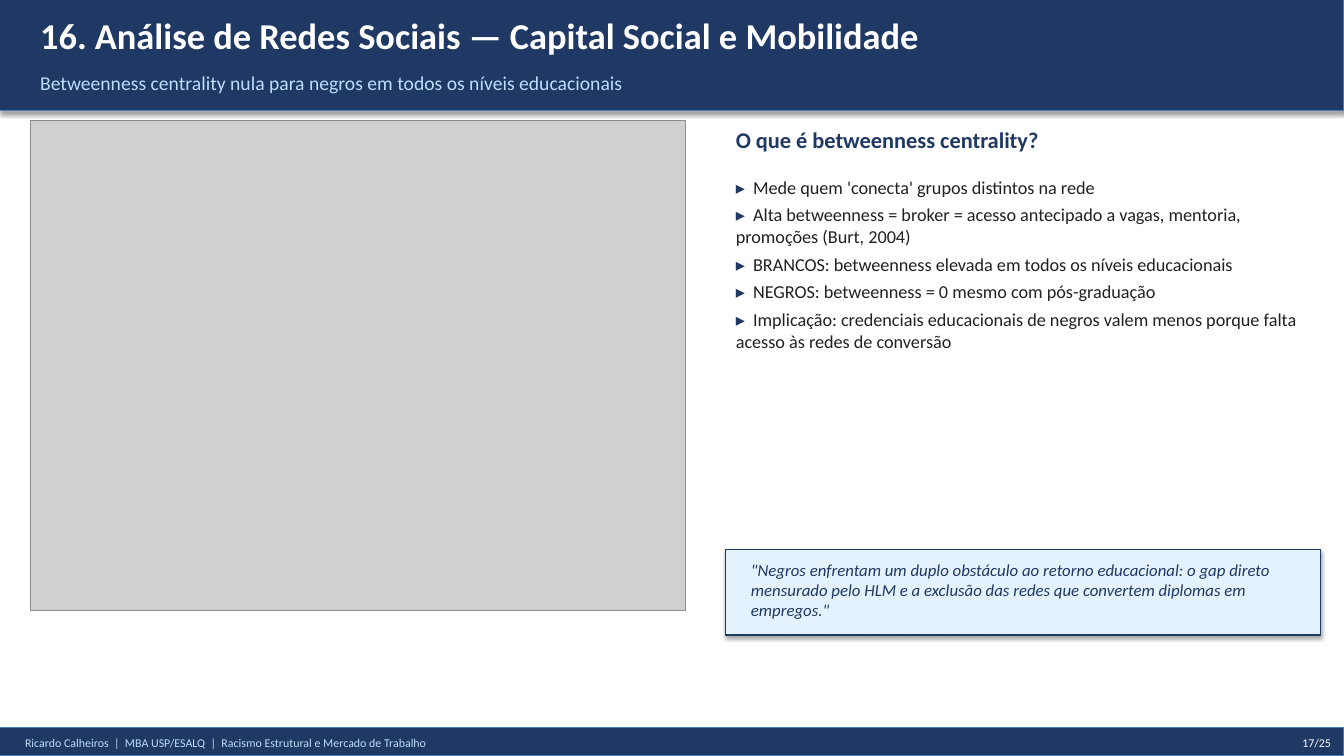
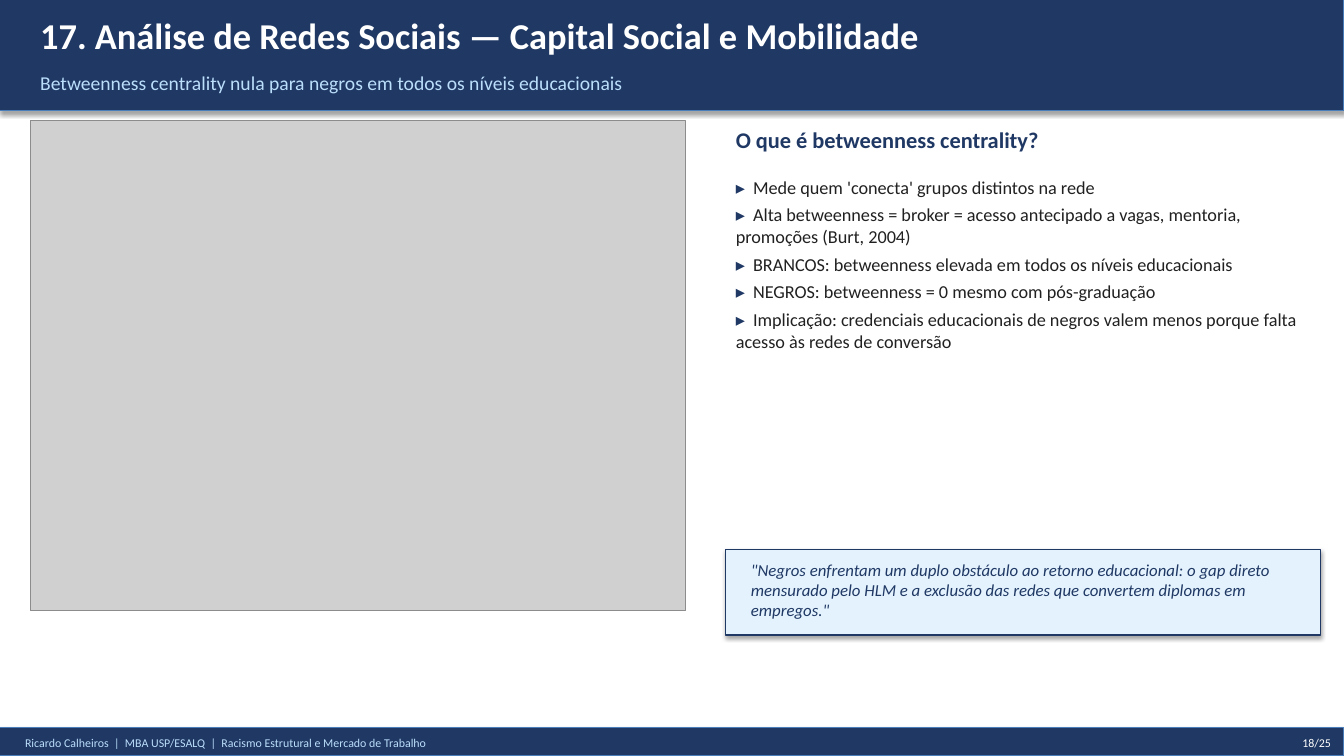
Before and after one commit to rickinrj-ux/ProjetoRacismoPNAD, a slide deck: slide 18 of apresentacao_tcc.pptx (slide 17 before the commit). Drawn at 1344x756 pixels with LibreOffice and Linux fonts; fonts in the diff are those of the drawing; grey boxes stand for pictures. Boxes give left, top, right and bottom in pixels: in the first picture for what was removed or moved away, otherwise in the second. Text is boxed around its words. In the diff, an @@ line names an element or a change of style, - is before the commit and + after.

```diff
--- a/apresentacao_tcc.pptx
+++ b/apresentacao_tcc.pptx
@@ text at bbox=[40, 23, 919, 55]: text changed @@
-16. Análise de Redes Sociais — Capital Social e Mobilidade
+17. Análise de Redes Sociais — Capital Social e Mobilidade
@@ text at bbox=[1302, 739, 1331, 748]: text changed @@
-17/25
+18/25
```
Also in this commit, not shown: 8 other slides changed, 1 slide added, 1 other file.
